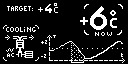
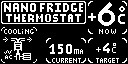
Comparing the layer stacks of the two 128 × 64 images. Changes:
hid "Graph" over [1, 1, 127, 63]
added layer "Title" above "Compressor" over [1, 1, 127, 63]
painted on "Compressor" over [1, 1, 127, 63]
removed layer "Target Temp" over [1, 1, 127, 63]
removed layer "Text" over [1, 1, 127, 63]
added layer "Current Readings" above "Target Temperature" over [1, 1, 127, 63]
added layer "Target Temperature" above "Fridge" over [1, 1, 127, 63]
painted on "Current temperature" over [1, 1, 127, 63]
